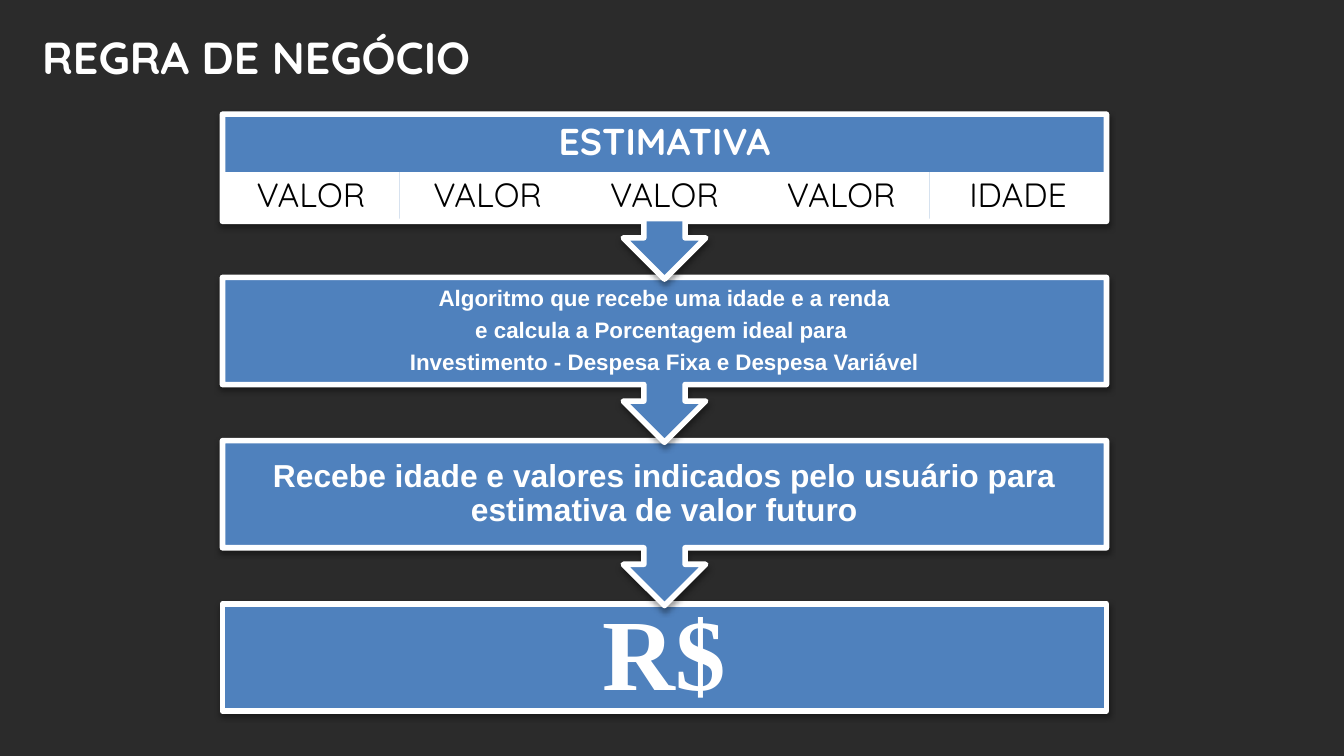
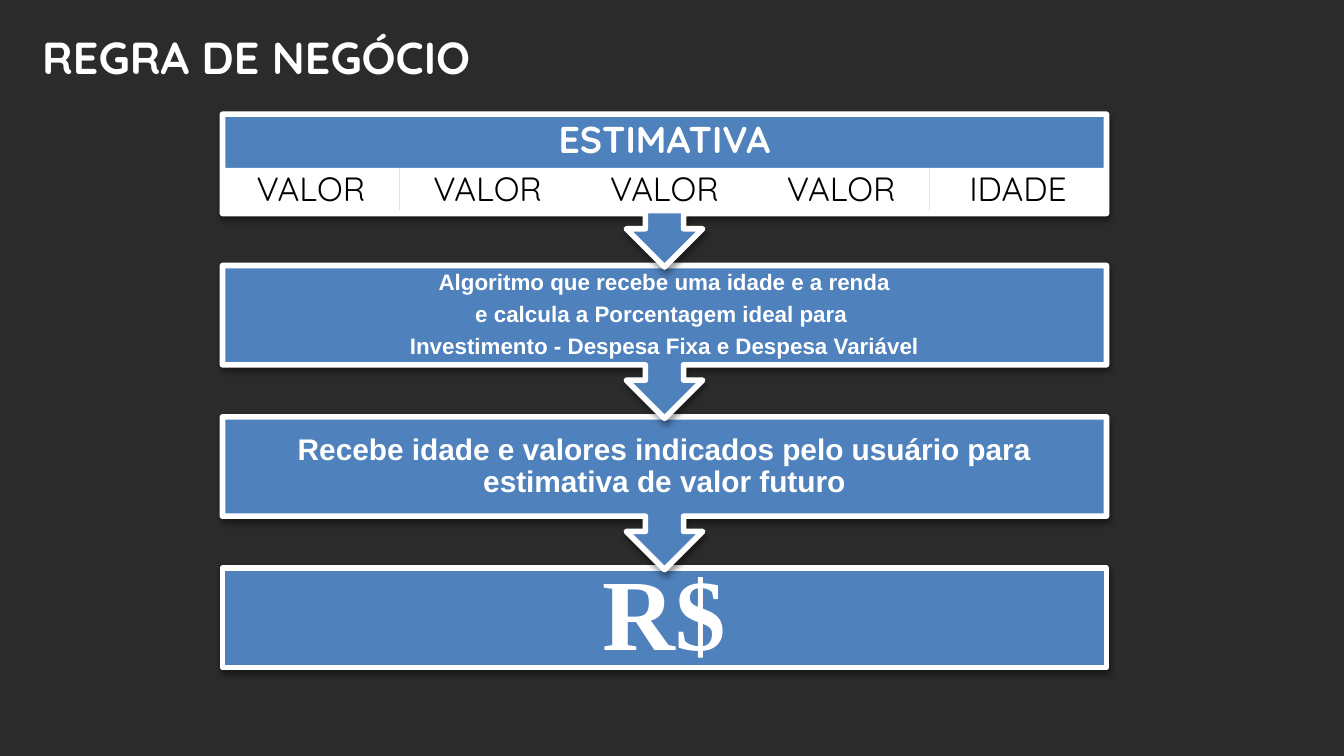
Before and after one commit to hiroshinuts/FH-BRQ-PROJETO, a slide deck: slide 10 of Modelo de Apresentação Padrão 2016 - RAFAEL HIROSHI TAGATA.pptx. Drawn at 1344x756 pixels with LibreOffice and Linux fonts; fonts in the diff are those of the drawing; background and template pictures are left out; a plain dark background stands for a picture behind light text. Boxes give left, top, right and bottom in pixels: in the first picture for what was removed or moved away, otherwise in the second. Text is boxed around its words. In the diff, an @@ line names an element or a change of style, - is before the commit and + after.

Commit message:
Slides OK

```diff
--- a/Modelo de Apresentação Padrão 2016 - RAFAEL HIROSHI TAGATA.pptx
+++ b/Modelo de Apresentação Padrão 2016 - RAFAEL HIROSHI TAGATA.pptx
@@ up arrow callout resized from (x1=223, y1=114, x2=1107, y2=280) to (x1=223, y1=114, x2=1107, y2=267) @@
@@ text "VALOR" rewrapped from (x1=257, y1=183, x2=366, y2=208) to (x1=257, y1=167, x2=366, y2=202) @@
@@ rectangle resized from (x1=223, y1=172, x2=401, y2=222) to (x1=223, y1=168, x2=401, y2=214) @@
@@ text "VALOR" rewrapped from (x1=433, y1=183, x2=542, y2=208) to (x1=433, y1=167, x2=542, y2=202) @@
@@ rectangle resized from (x1=399, y1=172, x2=577, y2=222) to (x1=399, y1=168, x2=577, y2=214) @@
@@ text "VALOR" rewrapped from (x1=610, y1=183, x2=719, y2=208) to (x1=610, y1=167, x2=719, y2=202) @@
@@ rectangle resized from (x1=577, y1=172, x2=754, y2=222) to (x1=577, y1=168, x2=754, y2=214) @@
@@ text "VALOR" rewrapped from (x1=787, y1=183, x2=896, y2=208) to (x1=787, y1=167, x2=896, y2=202) @@
@@ rectangle resized from (x1=753, y1=172, x2=930, y2=222) to (x1=753, y1=168, x2=930, y2=214) @@
@@ text "IDADE" rewrapped from (x1=969, y1=183, x2=1066, y2=207) to (x1=969, y1=167, x2=1066, y2=201) @@
@@ rectangle resized from (x1=930, y1=172, x2=1107, y2=222) to (x1=930, y1=168, x2=1107, y2=214) @@
@@ text "Algoritmo que recebe uma idade ..." moved from (x1=410, y1=290, x2=919, y2=375) to (x1=410, y1=272, x2=919, y2=359) @@
@@ up arrow callout resized from (x1=223, y1=277, x2=1107, y2=442) to (x1=223, y1=266, x2=1107, y2=419) @@
@@ text "Recebe idade e valores indicados ..." moved from (x1=273, y1=463, x2=1055, y2=522) to (x1=298, y1=438, x2=1030, y2=493) @@
@@ text "Recebe idade e valores indicados ..." at (x1=298, y1=438, x2=1030, y2=493): size 17 to 16 pt @@
@@ up arrow callout resized from (x1=223, y1=441, x2=1107, y2=606) to (x1=223, y1=417, x2=1107, y2=570) @@
@@ text "R$" moved from (x1=603, y1=611, x2=726, y2=709) to (x1=603, y1=572, x2=726, y2=670) @@
@@ rectangle resized from (x1=223, y1=603, x2=1107, y2=711) to (x1=223, y1=569, x2=1107, y2=668) @@
```
Also in this commit, not shown: 3 other slides changed, 1 slide removed.
